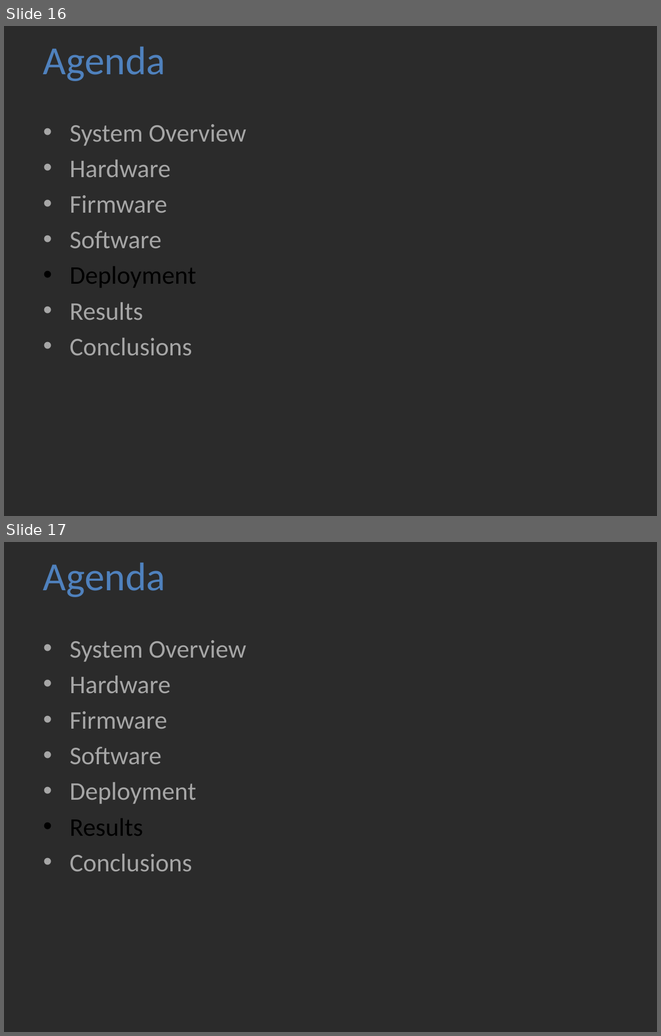
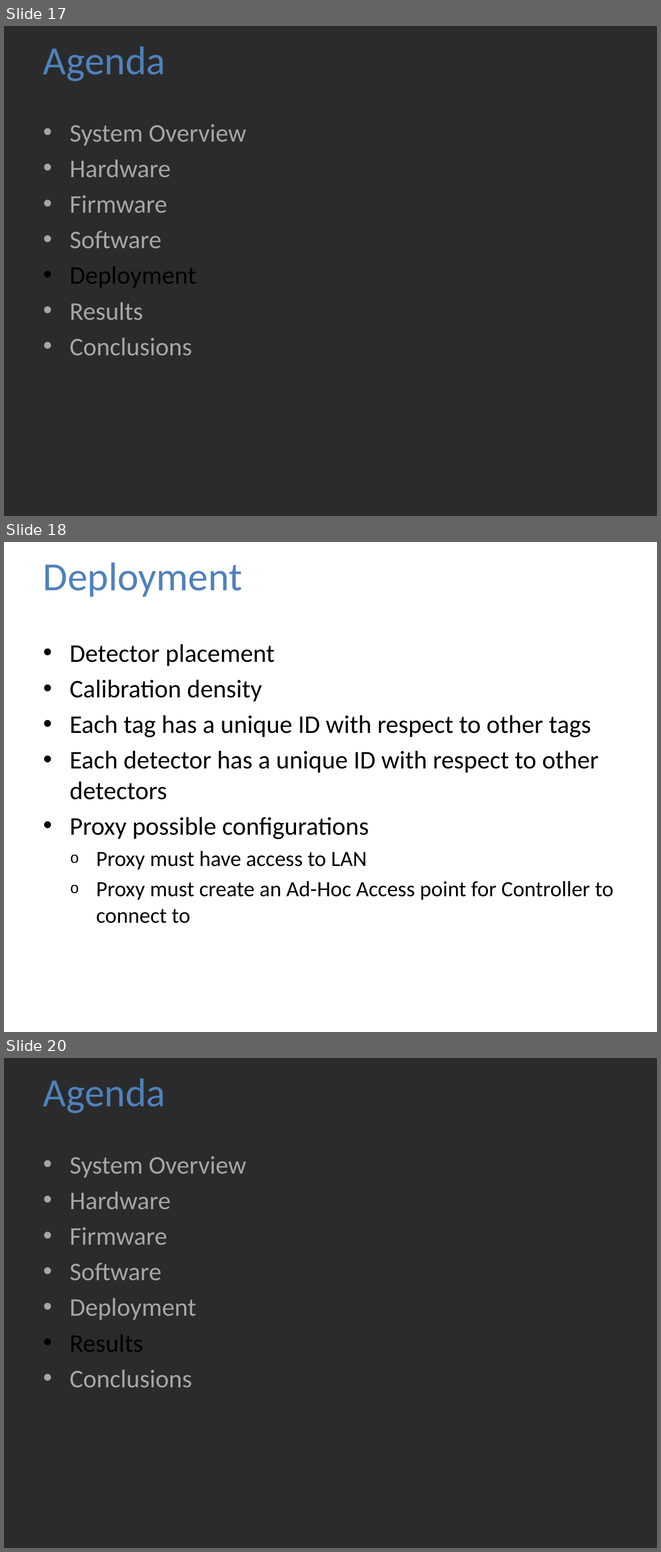
Before and after one commit to jolleekin/tiu-tracking, a slide deck: Docs/TIU_Tracking_Presentation_v1.pptx. Shown one above the other, each under a label of ours: slides 16 and 17 before the commit, slides 17, 18 and 20 after it; the slides between them are not shown. The pictures are 661x1036 and 661x1552 pixels, drawn with LibreOffice and Linux fonts; fonts in the diff are those of the drawing; background and template pictures are left out; a plain dark background stands for a picture behind light text. Boxes give left, top, right and bottom in pixels: in the first picture for what was removed or moved away, otherwise in the second. Text is boxed around its words. In the diff, an @@ line names an element or a change of style, - is before the commit and + after.

```diff
--- a/Docs/TIU_Tracking_Presentation_v1.pptx
+++ b/Docs/TIU_Tracking_Presentation_v1.pptx
@@ slide 18 added at [4,542,657,1032], background picture (left out) @@
@@ title added at [43,562,242,597], 44 pt, text #4F81BD @@
+Deployment
@@ text added at [70,644,614,923], 28 pt, text #000000 @@
+• Detector placement
+• Calibration density
+• Each tag has a unique ID with respect to other tags
+• Each detector has a unique ID with respect to other detectors
+• Proxy possible configurations
+  o Proxy must have access to LAN
+  o Proxy must create an Ad-Hoc Access point for Controller to connect to
@@ what was slide 16 is now slide 17 @@
@@ what was slide 17 is now slide 20 @@
```
Also in this commit, not shown: 1 slide changed, 9 other slides added, 1 slide removed.
